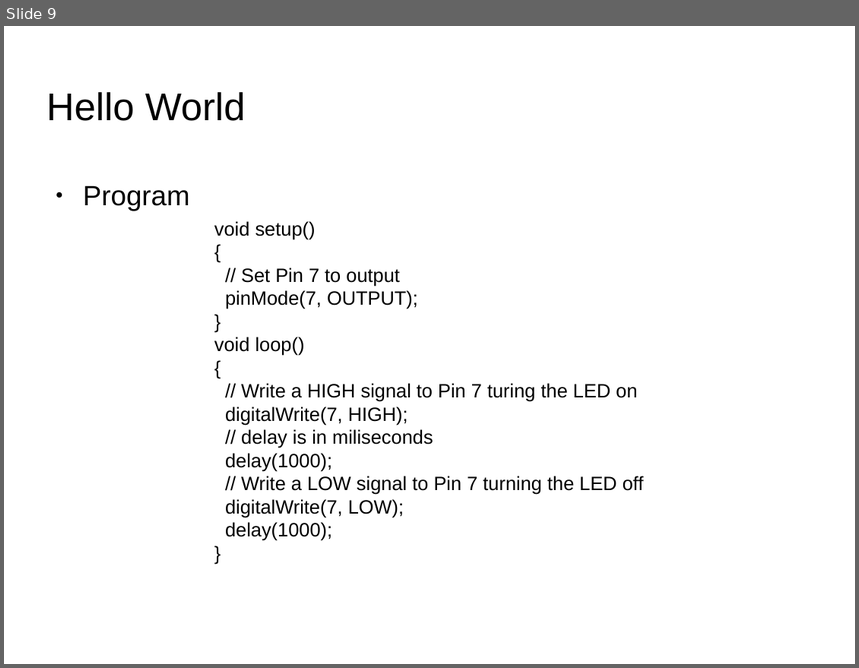
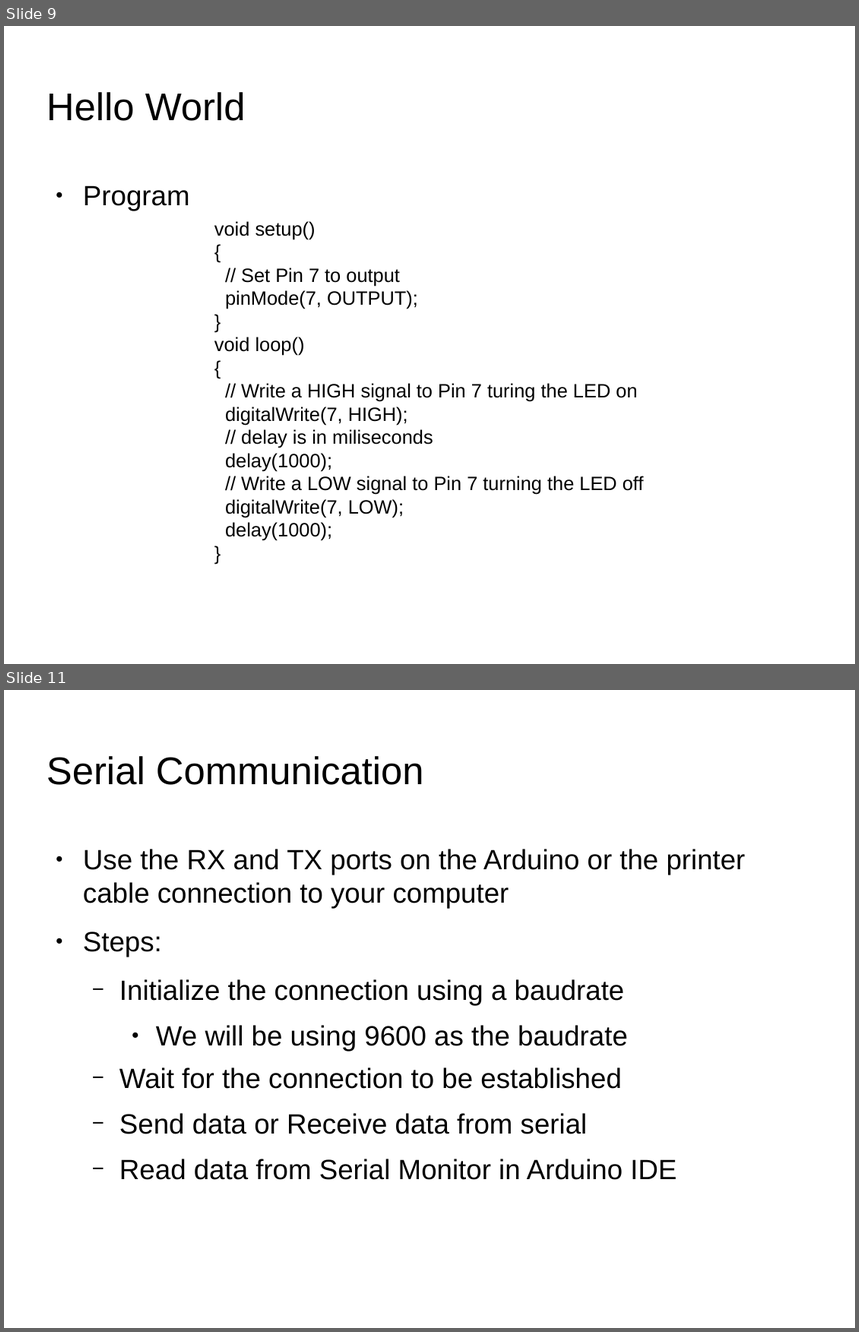
Before and after one commit to SIUE-ARC/Arduino-Workshop, a slide deck: Arduino-Workshop-eHacks.odp. Shown one above the other, each under a label of ours: slide 9 before the commit, slides 9 and 11 after it; the slides between them are not shown. The pictures are 859x668 and 859x1332 pixels, drawn with LibreOffice and Linux fonts; fonts in the diff are those of the drawing; background and template pictures are left out. Boxes give left, top, right and bottom in pixels: in the first picture for what was removed or moved away, otherwise in the second. Text is boxed around its words. In the diff, an @@ line names an element or a change of style, - is before the commit and + after.

```diff
--- a/Arduino-Workshop-eHacks.odp
+++ b/Arduino-Workshop-eHacks.odp
@@ slide 11 added at (x1=4, y1=690, x2=855, y2=1328), background picture (left out) @@
@@ title added at (x1=47, y1=756, x2=424, y2=785), 36 pt, text #000000 @@
+Serial Communication
@@ text added at (x1=83, y1=849, x2=746, y2=1180), 26 pt, text #000000 @@
+● Use the RX and TX ports on the Arduino or the printer cable connection to your computer
+● Steps:
+  − Initialize the connection using a baudrate
+    ● We will be using 9600 as the baudrate
+  − Wait for the connection to be established
+  − Send data or Receive data from serial
+  − Read data from Serial Monitor in Arduino IDE
```
Also in this commit, not shown: 5 other slides added, 5 other files.
